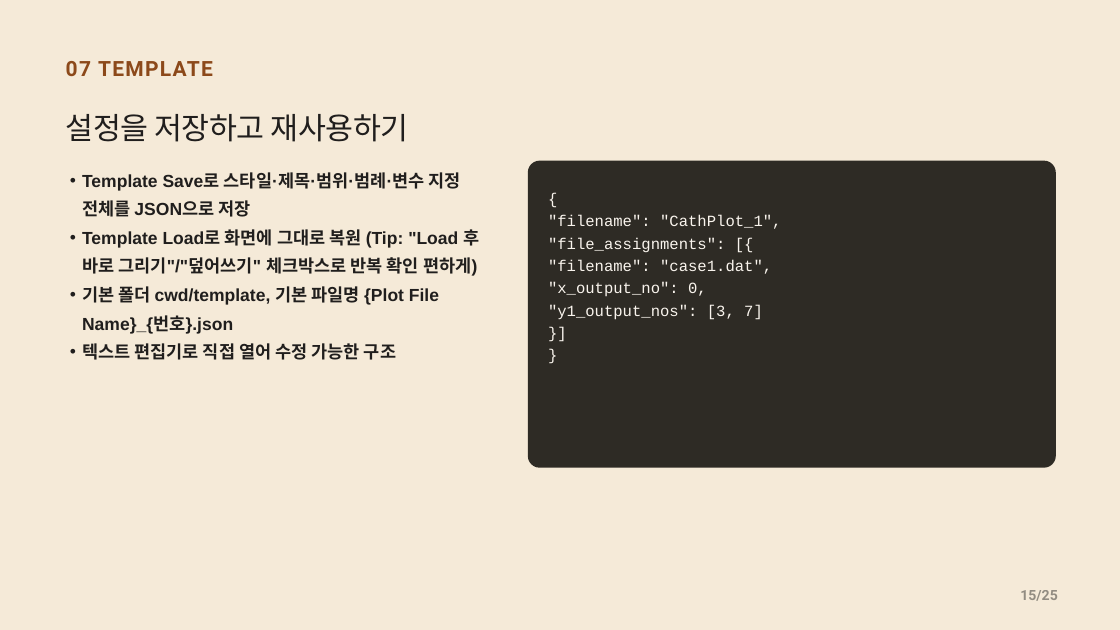
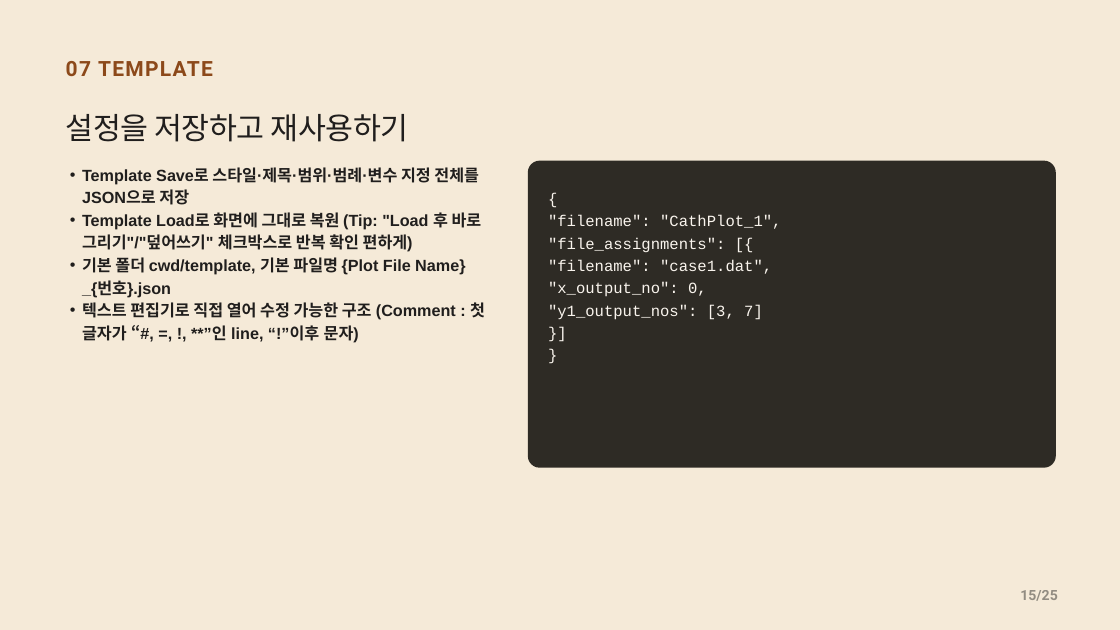
Before and after one commit to CWKIM113/CathPlot_Pub, a slide deck: slide 15 of CathPlot_발표.pptx. Drawn at 1120x630 pixels with LibreOffice and Linux fonts; fonts in the diff are those of the drawing. Boxes give left, top, right and bottom in pixels: in the first picture for what was removed or moved away, otherwise in the second. Text is boxed around its words. In the diff, an @@ line names an element or a change of style, - is before the commit and + after.

```diff
--- a/CathPlot_발표.pptx
+++ b/CathPlot_발표.pptx
@@ text at <box>82,167,482,297</box>: size 22.5 to 20.8 pt in "Template Save로 스타일·제목·범위·범례·변수 지정 전체를 JSON으로 저장", "Template Load로 화면에 그대로 복원 (Tip: "Load ...", "기본 폴더 cwd/template, 기본 파일명 {Plot File ..."; line spacing 1.37 to 1.17 @@
@@ text at <box>82,302,485,343</box>: text changed; size 22.5 to 20.8 pt @@
-• 텍스트 편집기로 직접 열어 수정 가능한 구조
+• 텍스트 편집기로 직접 열어 수정 가능한 구조 (Comment : 첫 글자가 “#, =, !, **”인 line, “!”이후 문자)
```
Also in this commit, not shown: 7 other slides changed, 2 other files.
